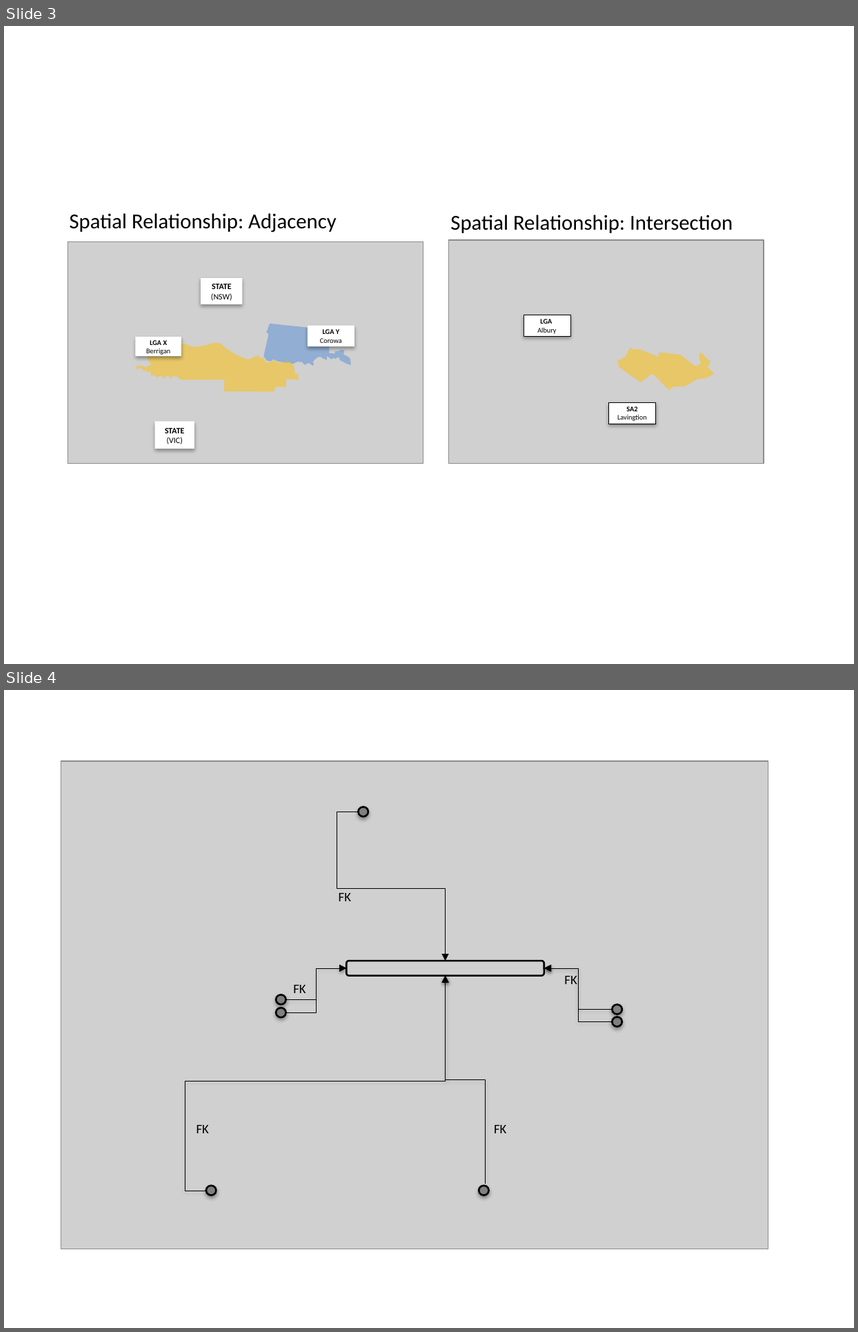
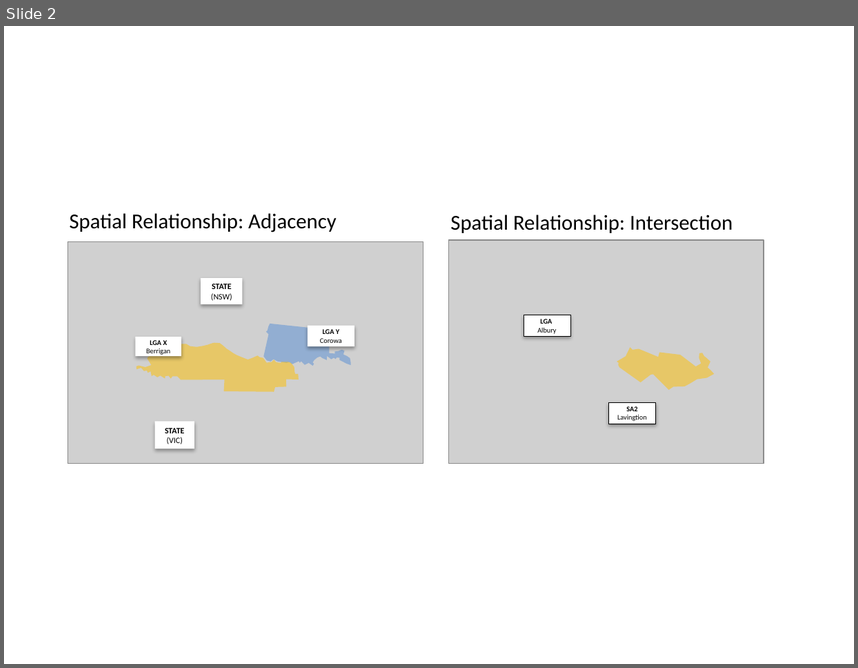
Before and after one commit to NICTA/fsdf-hackfest, a slide deck: assets/Hackfest - FSDF Overview.pptx. Shown one above the other, each under a label of ours: slides 3 and 4 before the commit, slide 2 after it. The pictures are 858x1332 and 858x668 pixels, drawn with LibreOffice and Linux fonts; fonts in the diff are those of the drawing; grey boxes stand for pictures. Boxes give left, top, right and bottom in pixels: in the first picture for what was removed or moved away, otherwise in the second. Text is boxed around its words. In the diff, an @@ line names an element or a change of style, - is before the commit and + after.

```diff
--- a/assets/Hackfest - FSDF Overview.pptx
+++ b/assets/Hackfest - FSDF Overview.pptx
@@ slide 4 removed at (4, 690, 854, 1328), background #FFFFFF @@
@@ picture removed at (61, 761, 769, 1250) @@
@@ elbow arrow removed from (359, 811) to (445, 960) @@
@@ ellipse removed at (359, 807, 369, 816) @@
@@ text removed at (339, 893, 351, 901) @@
-FK
@@ elbow arrow removed from (206, 1190) to (445, 976) @@
@@ elbow arrow removed from (286, 999) to (346, 968) @@
@@ elbow arrow removed from (286, 1012) to (346, 968) @@
@@ rounded rectangle removed at (346, 960, 545, 975) @@
@@ elbow arrow removed from (485, 1183) to (445, 976) @@
@@ elbow arrow removed from (612, 1009) to (544, 968) @@
@@ elbow arrow removed from (612, 1021) to (544, 968) @@
@@ text removed at (564, 976, 577, 984) @@
-FK
@@ ellipse removed at (276, 994, 286, 1004) @@
@@ text removed at (293, 985, 306, 993) @@
-FK
@@ ellipse removed at (276, 1007, 286, 1016) @@
@@ ellipse removed at (612, 1016, 622, 1026) @@
@@ ellipse removed at (612, 1005, 622, 1014) @@
@@ text removed at (197, 1125, 209, 1133) @@
-FK
@@ text removed at (494, 1125, 506, 1133) @@
-FK
@@ ellipse removed at (206, 1185, 217, 1195) @@
@@ ellipse removed at (479, 1185, 489, 1195) @@
@@ what was slide 3 is now slide 2 @@
```
Also in this commit, not shown: 2 slides added, 1 other slide removed, 1 other file.
